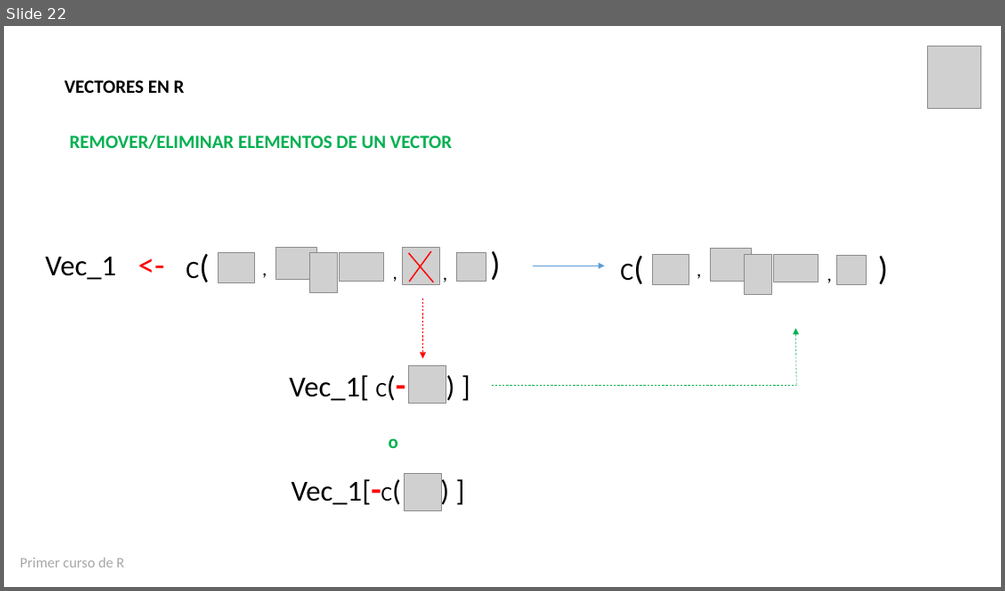
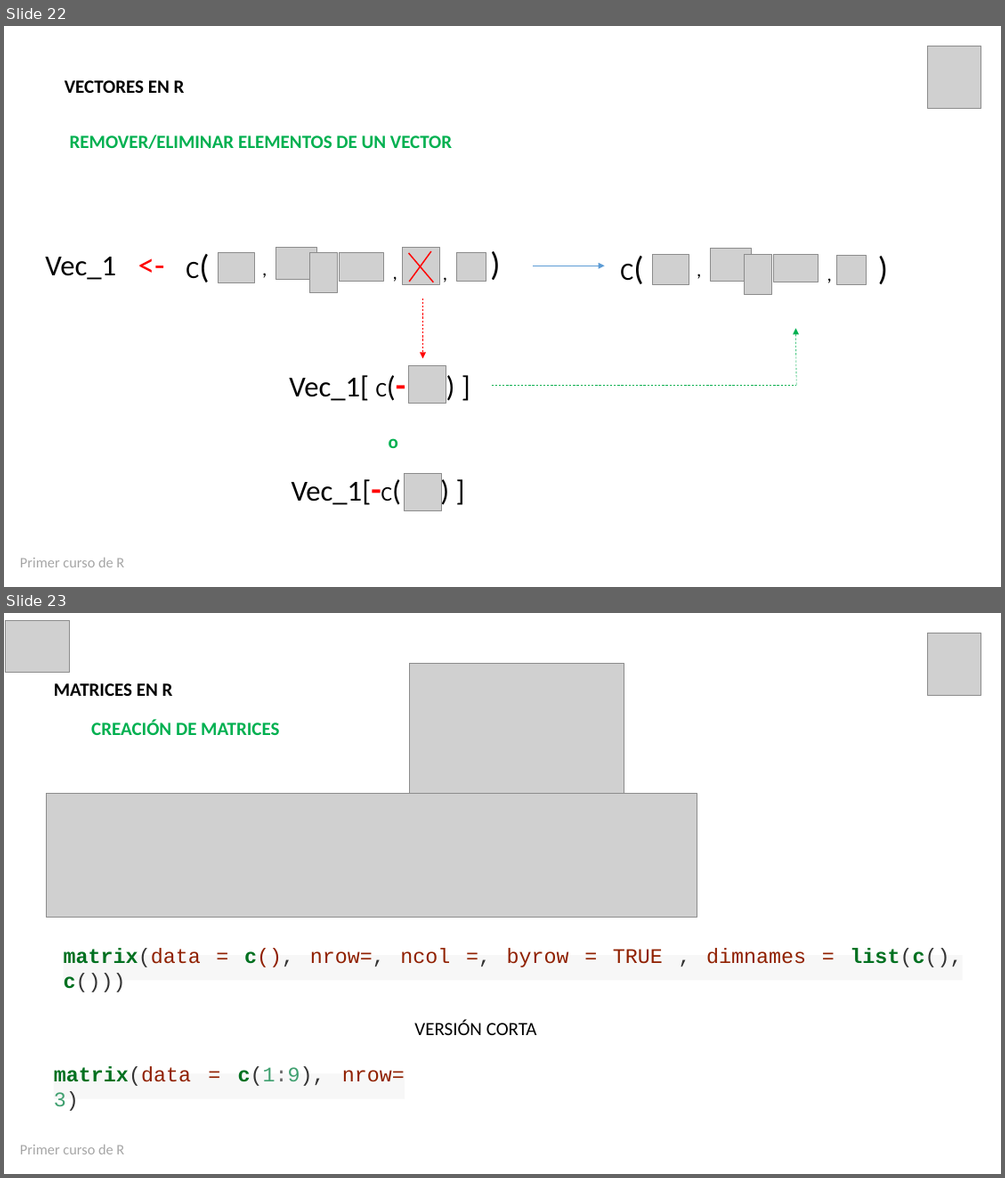
Before and after one commit to estadisticaun/Rbasico, a slide deck: Presentaciones/Presentación Sesión 3 21-08-2020.pptx. Shown one above the other, each under a label of ours: slide 22 before the commit, slides 22 and 23 after it. The pictures are 1005x591 and 1005x1178 pixels, drawn with LibreOffice and Linux fonts; fonts in the diff are those of the drawing; grey boxes stand for pictures. Boxes give left, top, right and bottom in pixels: in the first picture for what was removed or moved away, otherwise in the second. Text is boxed around its words. In the diff, an @@ line names an element or a change of style, - is before the commit and + after.

Commit message:
Carga seccion data.frames

```diff
--- a/Presentaciones/Presentación Sesión 3 21-08-2020.pptx
+++ b/Presentaciones/Presentación Sesión 3 21-08-2020.pptx
@@ slide 23 added at (4, 613, 1001, 1174), background #FFFFFF @@
@@ picture added at (6, 620, 70, 672) @@
@@ picture added at (928, 633, 981, 695) @@
@@ picture added at (409, 663, 623, 812) @@
@@ text added at (54, 683, 173, 696), 18 pt, text #000000, bold @@
+MATRICES EN R
@@ text added at (91, 719, 279, 735), 18 pt, text #00B050, bold @@
+CREACIÓN DE MATRICES
@@ picture added at (47, 793, 697, 917) @@
@@ rectangle added at (63, 955, 962, 981), fill #F7F7F7, 20 pt, text #902000 @@
+matrix(data = c(), nrow=, ncol =, byrow = TRUE , dimnames = list(c(), c()))
@@ text added at (414, 1019, 537, 1035), 18 pt, text #000000 @@
+VERSIÓN CORTA
@@ rectangle added at (54, 1074, 404, 1099), fill #F7F7F7, 20 pt, text #902000 @@
+matrix(data = c(1:9), nrow= 3)
@@ text added at (20, 1144, 124, 1154), 14 pt, text #A6A6A6 @@
+Primer curso de R
```
Also in this commit, not shown: 4 other slides added, 20 other files.
